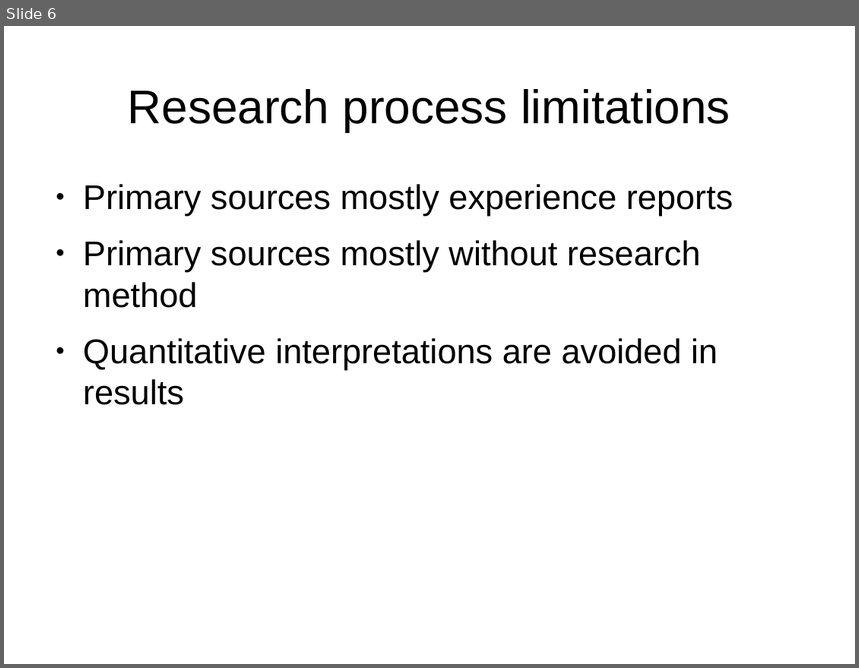
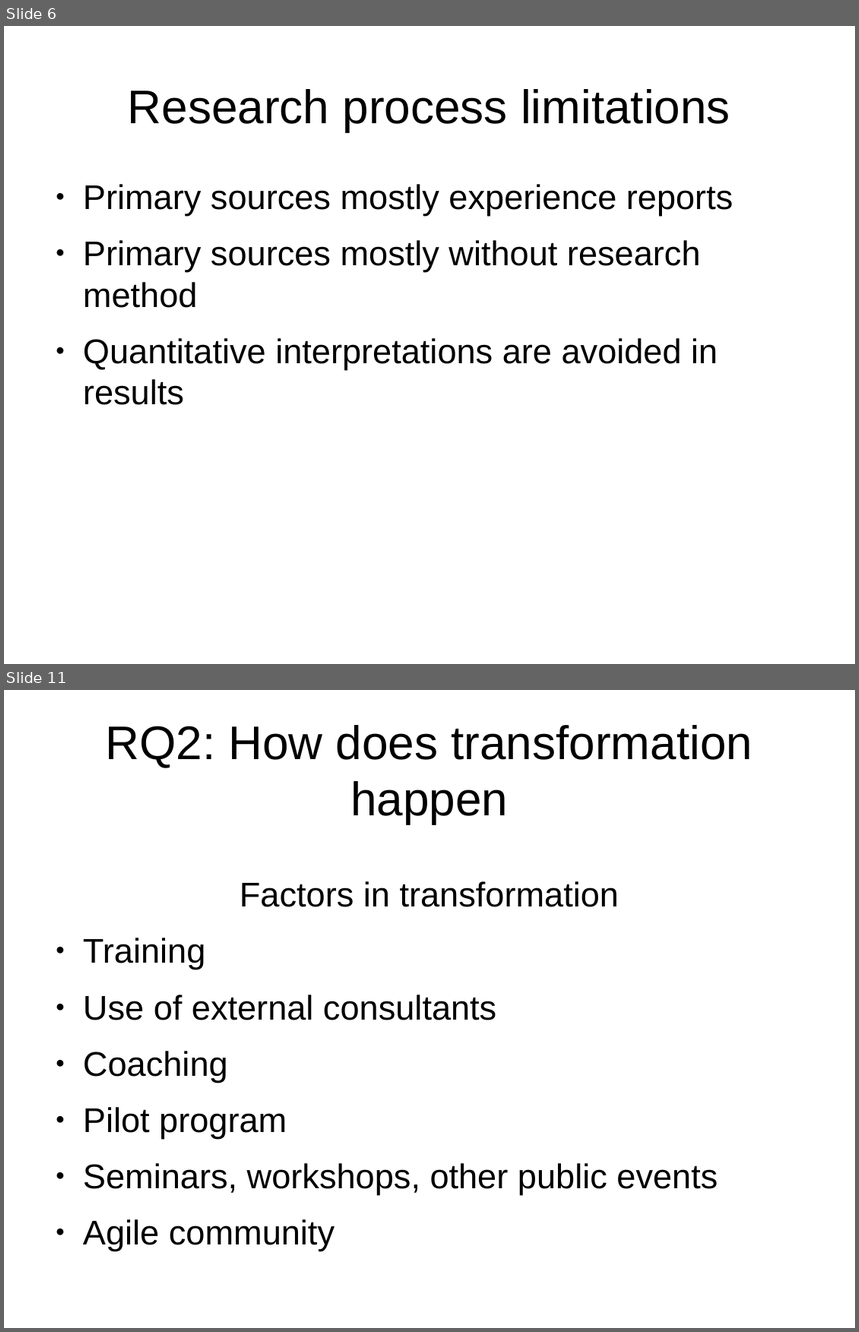
Before and after one commit to coumbole/aalto_agiletransformation, a slide deck: Presentation.odp. Shown one above the other, each under a label of ours: slide 6 before the commit, slides 6 and 11 after it; the slides between them are not shown. The pictures are 859x668 and 859x1332 pixels, drawn with LibreOffice and Linux fonts; fonts in the diff are those of the drawing. Boxes give left, top, right and bottom in pixels: in the first picture for what was removed or moved away, otherwise in the second. Text is boxed around its words. In the diff, an @@ line names an element or a change of style, - is before the commit and + after.

```diff
--- a/Presentation.odp
+++ b/Presentation.odp
@@ slide 11 added at bbox=[4, 690, 855, 1328], background #FFFFFF @@
@@ title added at bbox=[105, 725, 753, 825], 44 pt, text #000000 @@
+RQ2: How does transformation happen
@@ text added at bbox=[83, 882, 718, 1252], 32 pt, text #000000 @@
+Factors in transformation
+● Training
+● Use of external consultants
+● Coaching
+● Pilot program
+● Seminars, workshops, other public events
+● Agile community
```
Also in this commit, not shown: 4 slides changed, 5 other slides added.
